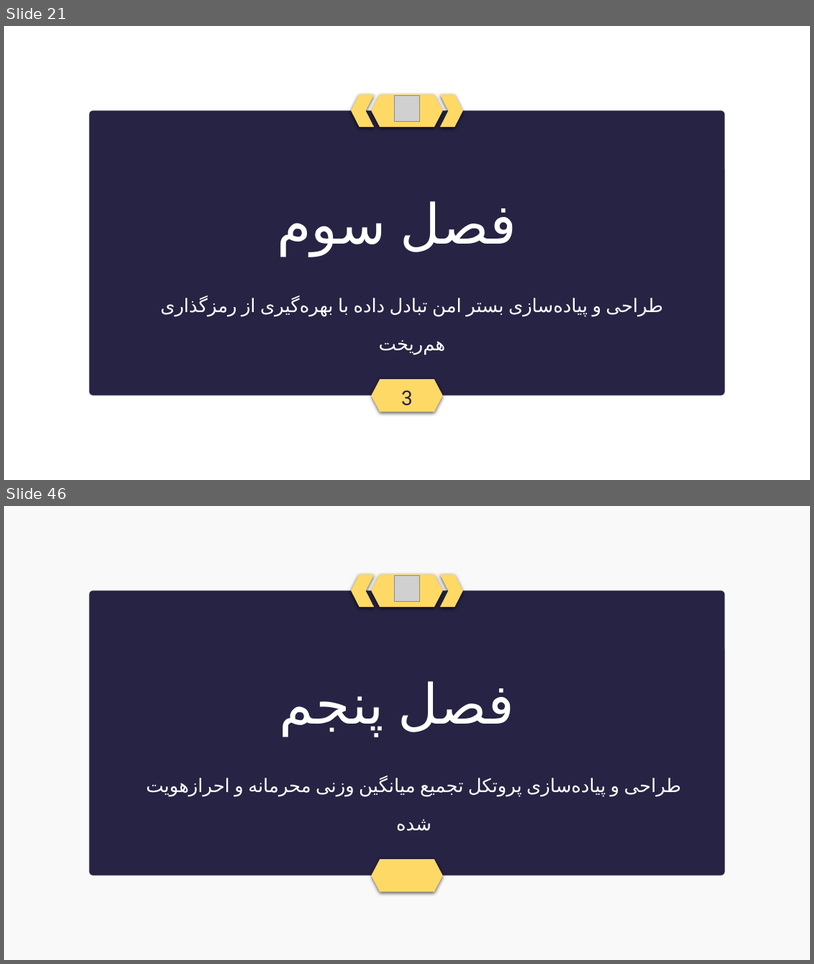
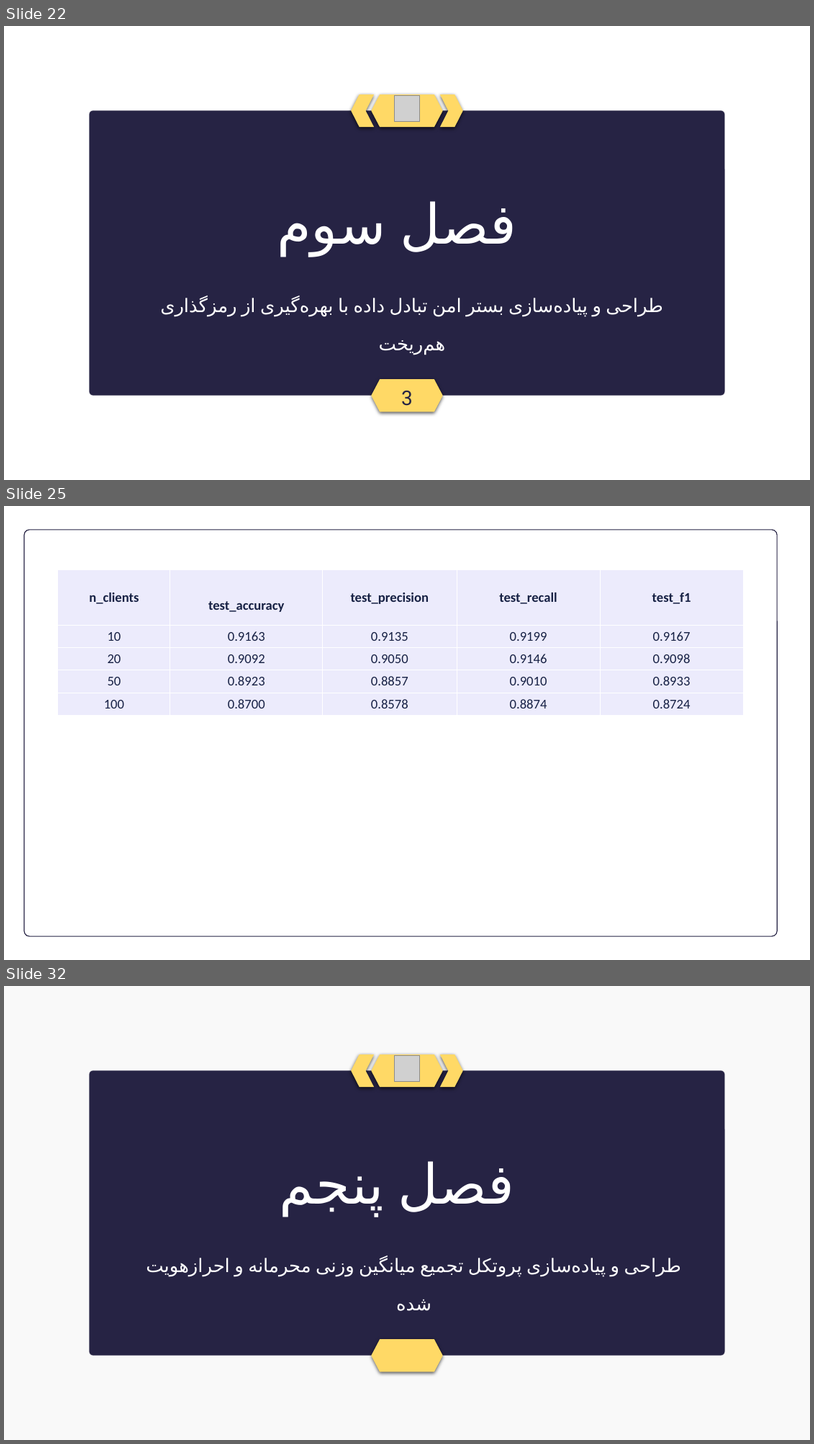
Before and after one commit to Sajjad-s-presentations/My-master-s-thesis, a slide deck: Slides/slides.pptx. Shown one above the other, each under a label of ours: slides 21 and 46 before the commit, slides 22, 25 and 32 after it; the slides between them are not shown. The pictures are 814x964 and 814x1444 pixels, drawn with LibreOffice and Linux fonts; fonts in the diff are those of the drawing; grey boxes stand for pictures. Boxes give left, top, right and bottom in pixels: in the first picture for what was removed or moved away, otherwise in the second. Text is boxed around its words. In the diff, an @@ line names an element or a change of style, - is before the commit and + after.

```diff
--- a/Slides/slides.pptx
+++ b/Slides/slides.pptx
@@ slide 25 added at box(4, 506, 810, 960), background #FFFFFF @@
@@ rounded rectangle added at box(24, 530, 777, 936), fill #FFFFFF, outline #262344 1 pt @@
@@ table added at box(58, 569, 744, 713), 5 rows, 5 columns @@
+n_clients | test_accuracy | test_precision | test_recall | test_f1
+10 | 0.9163 | 0.9135 | 0.9199 | 0.9167
+20 | 0.9092 | 0.9050 | 0.9146 | 0.9098
+50 | 0.8923 | 0.8857 | 0.9010 | 0.8933
+100 | 0.8700 | 0.8578 | 0.8874 | 0.8724
@@ what was slide 21 is now slide 22 @@
@@ what was slide 46 is now slide 32 @@
```
Also in this commit, not shown: 12 slides changed, 10 other slides added, 20 slides removed.
